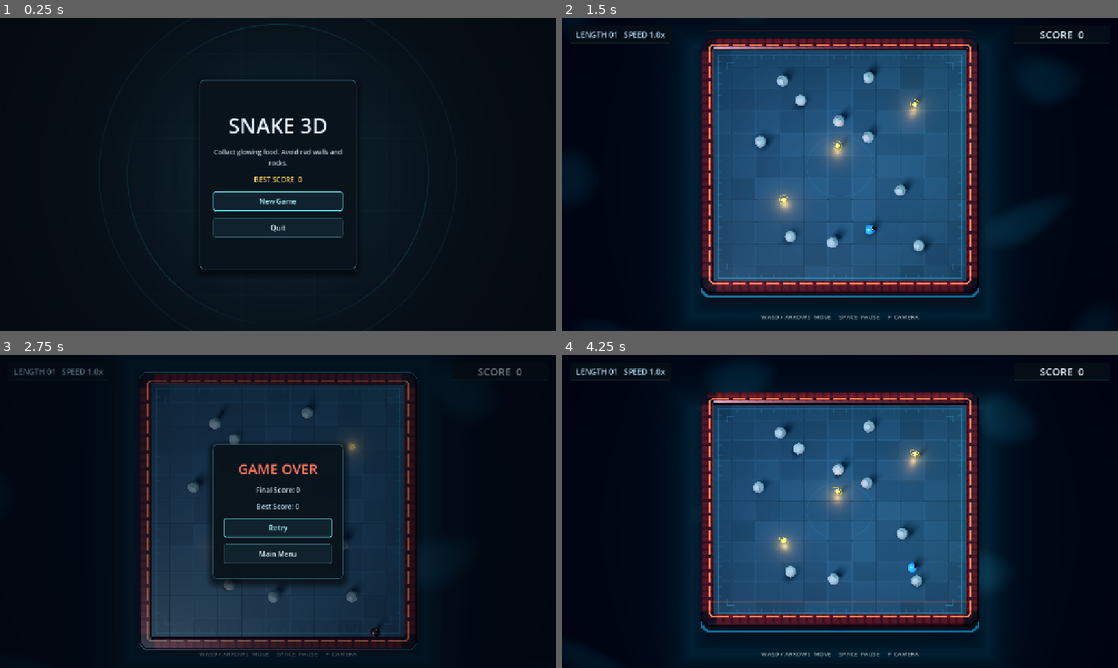
Above: before the commit, frames 1-4 (two rows, left to right).
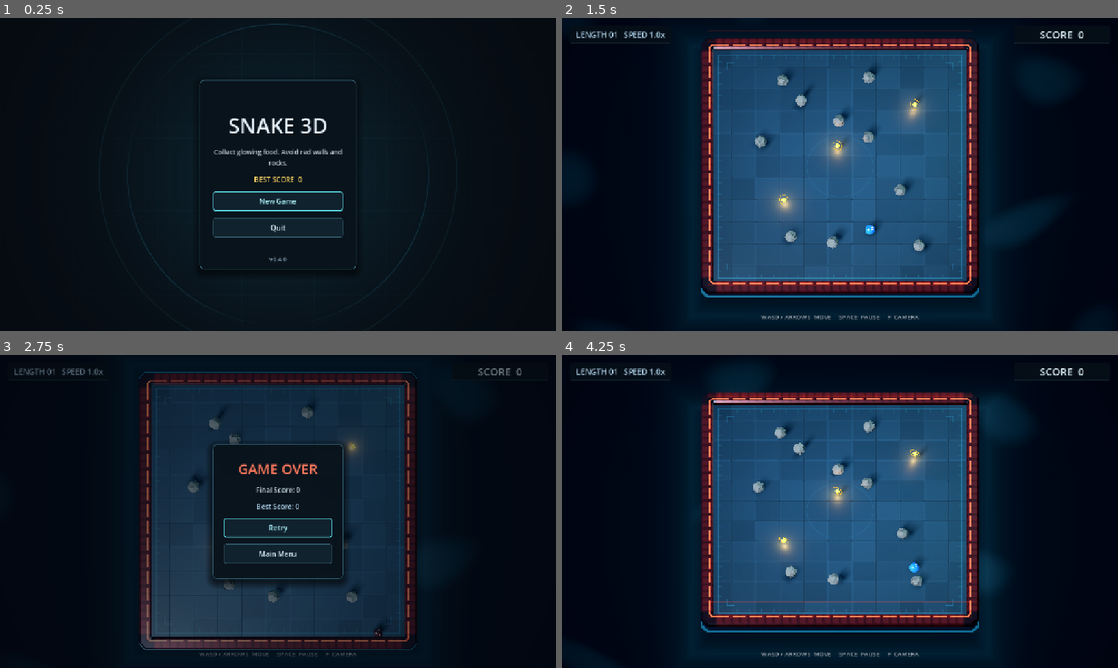
Above: after the commit, the same moments.

Repository: bluehexagons/snakeproject
Game: Godot game, scene res://scenes/main_menu.tscn
The game is run twice, just before and just after one commit, with the same random seed, the same clock (stepped at 60 frames per second) and the same inputs.
Inputs:
- Up to frame 1 (0.25 s): no input
- Up to frame 2 (1.5 s): click "New Game" at 0.5 s; hold D (move_right) from 1.28 s (still down); hold F (toggle_camera_angle) from 1.28 s (still down)
- Up to frame 3 (2.75 s): release D (move_right) at 2.03 s; release F (toggle_camera_angle) at 2.03 s; hold S (move_down) from 2.03 s (still down); tap F (toggle_camera_angle) at 2.1 s
- Up to frame 4 (4.25 s): release S (move_down) at 2.75 s; click "Retry" at 2.75 s; hold D (move_right) from 3.53 s (still down); hold F (toggle_camera_angle) from 3.53 s (still down)

The runs differ from the first frame. In frame 1, less than 0.1% of the frame differs, in the area x 48-52%, y 76-78%; in frame 2, 0.6%; in frame 3, 0.1%; in frame 4, 0.7%, in the area x 34-65%, y 20-75%.

Commit message:
Show version and refine snake and rock visuals

Diff:
--- a/scenes/main_menu.tscn
+++ b/scenes/main_menu.tscn
@@ -99,3 +99,17 @@
 custom_minimum_size = Vector2(0, 45)
 layout_mode = 2
 text = "Quit"
+
+[node name="VersionLabel" type="Label" parent="Panel"]
+layout_mode = 1
+anchors_preset = 12
+anchor_top = 1.0
+anchor_right = 1.0
+anchor_bottom = 1.0
+offset_top = -34.0
+offset_bottom = -12.0
+mouse_filter = 2
+theme_override_colors/font_color = Color(0.63, 0.75, 0.83, 1)
+theme_override_font_sizes/font_size = 14
+horizontal_alignment = 1
+vertical_alignment = 1
--- a/scenes/player.tscn
+++ b/scenes/player.tscn
@@ -22,29 +22,25 @@
 [sub_resource type="SphereShape3D" id="SphereShape3D_1"]
 radius = 0.4
 
-[sub_resource type="StandardMaterial3D" id="VisorMaterial"]
-albedo_color = Color(0.025, 0.063, 0.115, 1)
-metallic = 0.62
-roughness = 0.26
-
-[sub_resource type="SphereMesh" id="VisorMesh"]
-material = SubResource("VisorMaterial")
-radius = 0.1
-height = 0.2
-radial_segments = 16
-rings = 8
-
 [sub_resource type="StandardMaterial3D" id="EyeMaterial"]
 shading_mode = 0
-albedo_color = Color(0.76, 0.96, 1, 1)
-emission_enabled = true
-emission = Color(0.38, 0.85, 1, 1)
-emission_energy_multiplier = 0.78
+albedo_color = Color(0.94, 0.97, 0.98, 1)
 
 [sub_resource type="SphereMesh" id="EyeMesh"]
 material = SubResource("EyeMaterial")
-radius = 0.046
-height = 0.092
+radius = 0.066
+height = 0.132
+radial_segments = 12
+rings = 6
+
+[sub_resource type="StandardMaterial3D" id="PupilMaterial"]
+shading_mode = 0
+albedo_color = Color(0.019, 0.055, 0.1, 1)
+
+[sub_resource type="SphereMesh" id="PupilMesh"]
+material = SubResource("PupilMaterial")
+radius = 0.035
+height = 0.07
 radial_segments = 12
 rings = 6
 
@@ -61,22 +57,35 @@
 [node name="MeshInstance3D" type="MeshInstance3D" parent="."]
 mesh = SubResource("SphereMesh_1")
 
-[node name="Visor" type="MeshInstance3D" parent="MeshInstance3D"]
-position = Vector3(0, 0.263, -0.26)
-rotation = Vector3(-0.65, 0, 0)
-scale = Vector3(2.55, 0.48, 1.15)
-cast_shadow = 0
-mesh = SubResource("VisorMesh")
+[node name="LeftEye" type="Node3D" parent="MeshInstance3D"]
+position = Vector3(-0.105, 0.336, -0.189)
+rotation = Vector3(-0.48, 0, 0.25)
 
-[node name="LeftEye" type="MeshInstance3D" parent="MeshInstance3D"]
-position = Vector3(-0.112, 0.295, -0.277)
+[node name="White" type="MeshInstance3D" parent="MeshInstance3D/LeftEye"]
+scale = Vector3(0.8, 0.19, 1)
 cast_shadow = 0
 mesh = SubResource("EyeMesh")
 
-[node name="RightEye" type="MeshInstance3D" parent="MeshInstance3D"]
-position = Vector3(0.112, 0.295, -0.277)
+[node name="Pupil" type="MeshInstance3D" parent="MeshInstance3D/LeftEye"]
+position = Vector3(0, 0.009, -0.012)
+scale = Vector3(0.9, 0.19, 1)
+cast_shadow = 0
+mesh = SubResource("PupilMesh")
+
+[node name="RightEye" type="Node3D" parent="MeshInstance3D"]
+position = Vector3(0.105, 0.336, -0.189)
+rotation = Vector3(-0.48, 0, -0.25)
+
+[node name="White" type="MeshInstance3D" parent="MeshInstance3D/RightEye"]
+scale = Vector3(0.8, 0.19, 1)
 cast_shadow = 0
 mesh = SubResource("EyeMesh")
 
+[node name="Pupil" type="MeshInstance3D" parent="MeshInstance3D/RightEye"]
+position = Vector3(0, 0.009, -0.012)
+scale = Vector3(0.9, 0.19, 1)
+cast_shadow = 0
+mesh = SubResource("PupilMesh")
+
 [node name="CollisionShape3D" type="CollisionShape3D" parent="."]
 shape = SubResource("SphereShape3D_1")
--- a/scenes/rock.tscn
+++ b/scenes/rock.tscn
@@ -4,7 +4,7 @@
 [ext_resource type="Shader" path="res://shaders/rock_landing.gdshader" id="2_landing_shader"]
 
 [sub_resource type="FastNoiseLite" id="RockNoise"]
-frequency = 0.072
+frequency = 0.095
 fractal_octaves = 3
 
 [sub_resource type="NoiseTexture2D" id="RockNormal"]
@@ -12,15 +12,15 @@
 height = 128
 seamless = true
 as_normal_map = true
-bump_strength = 5.2
+bump_strength = 1.1
 noise = SubResource("RockNoise")
 
 [sub_resource type="StandardMaterial3D" id="StandardMaterial3D_rock"]
 resource_local_to_scene = true
 resource_name = "RockMaterial"
-albedo_color = Color(0.49, 0.52, 0.54, 1)
-metallic = 0.23
-roughness = 0.72
+albedo_color = Color(0.42, 0.40, 0.37, 1)
+metallic = 0.05
+roughness = 0.85
 normal_enabled = true
 normal_texture = SubResource("RockNormal")
 emission_enabled = true
--- a/scripts/gameplay_test.gd
+++ b/scripts/gameplay_test.gd
@@ -57,7 +57,8 @@
 			node.queue_free()
 	var max_link = 0.0
 	var max_step = 0.0
-	for action in ["move_right", "move_down", "move_left", "move_up", "move_right", "move_down"]:
+	# Finish the second lap heading into open space for the coast check.
+	for action in ["move_right", "move_down", "move_left", "move_up", "move_right", "move_down", "move_left", "move_up"]:
 		Input.action_press(action)
 		for frame in 36:
 			var previous = player.segments.back().global_position
@@ -71,14 +72,15 @@
 	# Contact can temporarily stretch a link while a new piece rounds a corner.
 	check(max_link < 1.25, "Body stretched too far during a turn: %f" % max_link)
 	check(max_step < 0.3, "Tail teleported during movement: %f" % max_step)
-	for frame in 86:
+	for frame in 100:
 		await get_tree().physics_frame
 	check(player.linear_velocity.length() < 0.2, "Player did not settle after coasting")
 	for frame in 18:
 		await get_tree().physics_frame
 	for segment in player.segments:
 		check(segment.collision_layer == PhysicsConstants.LAYER_SEGMENT, "A grown segment never became solid after moving clear")
-		check(segment.global_position.distance_to(segment.target.global_position) < 1.0, "Body did not close up after coasting")
+		check(is_instance_valid(segment.target) and segment.global_position.distance_to(segment.target.global_position) < 1.0,
+			"Body did not close up after coasting")
 	main.notification(NOTIFICATION_APPLICATION_FOCUS_OUT)
 	check(main.is_paused and GameState.has_saved_game(), "Focus loss did not pause and save the run")
 	check(main.ui.get_node("PauseMenu/VBoxContainer/ResumeButton").has_focus(), "Pause menu has no keyboard focus")
--- a/scripts/main_menu.gd
+++ b/scripts/main_menu.gd
@@ -11,6 +11,7 @@
 	call_deferred("_fit_panel_to_viewport")
 	_refresh_continue_button()
 	best_score_label.text = "BEST SCORE  %d" % GameState.get_best_score()
+	$Panel/VersionLabel.text = "v%s" % ProjectSettings.get_setting("application/config/version")
 	continue_button.pressed.connect(_on_continue_button_pressed)
 	$Panel/VBoxContainer/NewGameButton.pressed.connect(on_new_game_pressed)
 	$Panel/VBoxContainer/QuitButton.pressed.connect(on_quit_pressed)
--- a/scripts/player.gd
+++ b/scripts/player.gd
@@ -15,7 +15,7 @@
 const STUCK_CHECK_INTERVAL = 0.5
 const STUCK_WARNING_START = 1.0
 const STUCK_TIMEOUT = 3.0
-const BASE_MAX_SPEED = 8.0
+const BASE_MAX_SPEED = 8.4
 const SPEED_BOOST_BASE = 1.0
 const BONUS_SPEED_PER_FEED = 0.025
 const MAX_SPEED_BOOST = 1.5
--- a/scripts/rock.gd
+++ b/scripts/rock.gd
@@ -1,8 +1,8 @@
 extends "res://scripts/physics_object.gd"
 class_name Rock
 
-const DANGER_COLOR = Color(0.8, 0.2, 0.2, 1.0)
-const DANGER_EMISSION = Color(0.6, 0.1, 0.1, 1.0)
+const DANGER_COLOR = Color(0.68, 0.14, 0.10, 1.0)
+const DANGER_EMISSION = Color(0.34, 0.042, 0.023, 1.0)
 
 const SPAWN_HEIGHT = 5.2
 const DROP_GRAVITY_SCALE = 1.3
@@ -16,6 +16,8 @@
 const FRAGMENT_COUNT = 5
 const SHATTER_DURATION = 0.24
 
+static var _stone_mesh: ArrayMesh
+
 var is_dangerous: bool = false
 var is_initialized: bool = false
 var spawn_timer: float = 0.0
@@ -30,6 +32,9 @@
 @onready var break_sparks: GPUParticles3D = $ShatterEffect/BreakSparks
 
 func _ready() -> void:
+	if _stone_mesh == null:
+		_stone_mesh = _build_stone_mesh(mesh.mesh)
+	mesh.mesh = _stone_mesh
 	super()
 	material_type = PhysicsConstants.MATERIAL_ROCK
 	add_to_group("physics_object")
@@ -47,6 +52,34 @@
 	physics_material_override.friction = settings.friction
 	physics_material_override.bounce = settings.bounce
 	physics_material_override.rough = true
+
+static func _build_stone_mesh(source: Mesh) -> ArrayMesh:
+	var arrays := source.surface_get_arrays(0)
+	var vertices: PackedVector3Array = arrays[Mesh.ARRAY_VERTEX]
+	var uvs: PackedVector2Array = arrays[Mesh.ARRAY_TEX_UV]
+	var indices: PackedInt32Array = arrays[Mesh.ARRAY_INDEX]
+	for index in vertices.size():
+		var direction := vertices[index].normalized()
+		var chips := sin(direction.dot(Vector3(5.2, -6.1, 4.8))) * 0.075
+		var shoulders := cos(direction.dot(Vector3(-6.3, 2.7, 3.9))) * 0.065
+		vertices[index] *= 0.96 + chips + shoulders
+
+	var surface := SurfaceTool.new()
+	surface.begin(Mesh.PRIMITIVE_TRIANGLES)
+	surface.set_smooth_group(-1)
+	for triangle in range(0, indices.size(), 3):
+		var a := vertices[indices[triangle]]
+		var b := vertices[indices[triangle + 1]]
+		var c := vertices[indices[triangle + 2]]
+		if (b - a).cross(c - a).length_squared() < 0.0000001:
+			continue
+		for corner in range(triangle, triangle + 3):
+			var index := indices[corner]
+			surface.set_uv(uvs[index])
+			surface.add_vertex(vertices[index])
+	surface.generate_normals()
+	surface.generate_tangents()
+	return surface.commit()
 
 func _finish_spawn() -> void:
 	is_spawning = false
